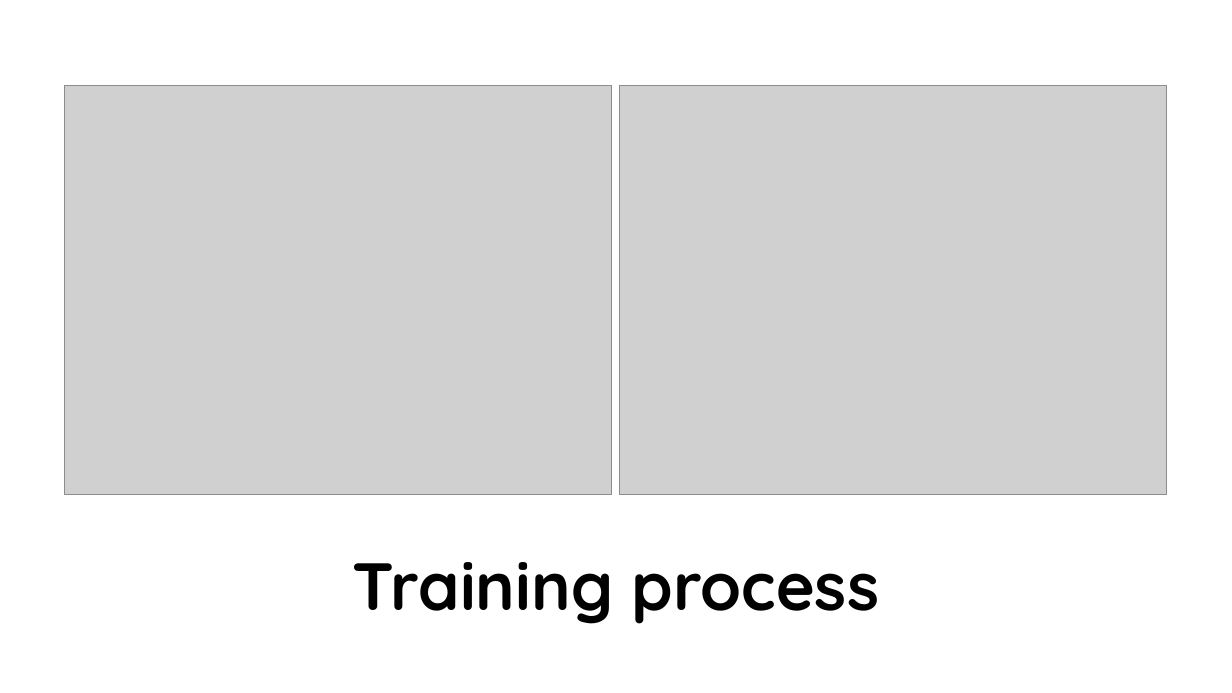
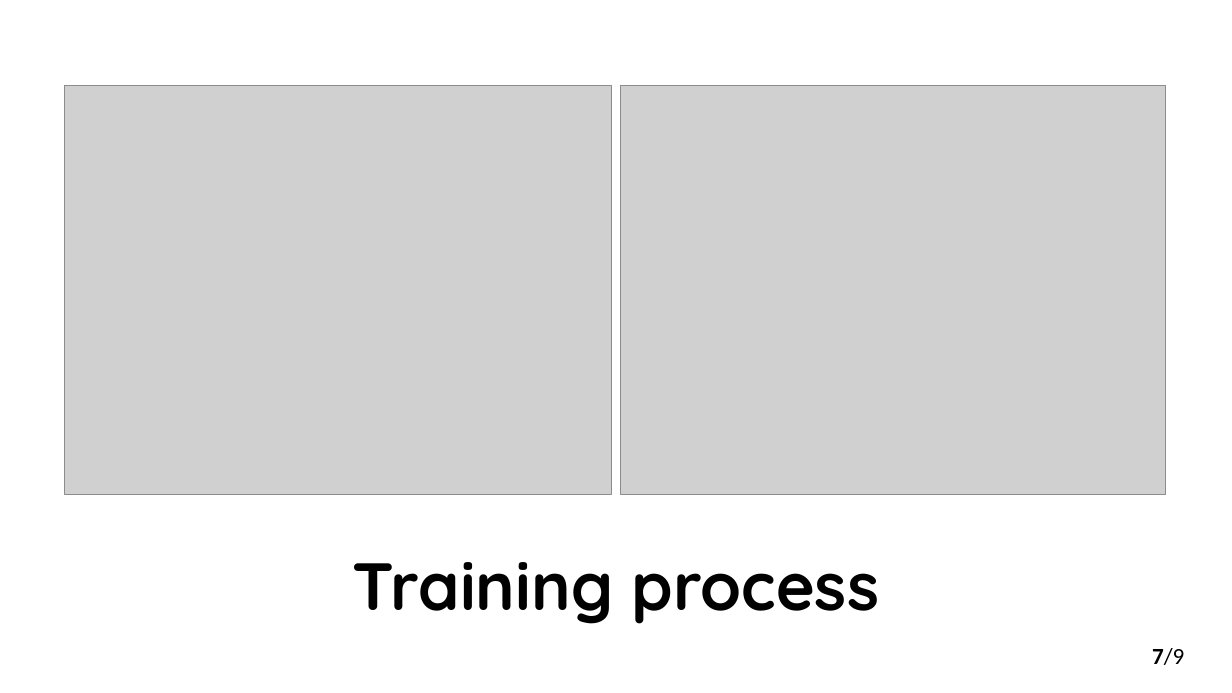
Before and after one commit to 0xbalazstoth/Projektmunka, a slide deck: slide 8 of publikacio/Artificial intelligence-based spam filtering with neurolinguistic approach using.pptx (slide 7 before the commit). Drawn at 1232x693 pixels with LibreOffice and Linux fonts; fonts in the diff are those of the drawing; grey boxes stand for pictures. Boxes give left, top, right and bottom in pixels: in the first picture for what was removed or moved away, otherwise in the second. Text is boxed around its words. In the diff, an @@ line names an element or a change of style, - is before the commit and + after.

```diff
--- a/publikacio/Artificial intelligence-based spam filtering with neurolinguistic approach using.pptx
+++ b/publikacio/Artificial intelligence-based spam filtering with neurolinguistic approach using.pptx
@@ text added at <box>1152,648,1184,665</box>, 18 pt, text #000000 @@
+7/9
```
Also in this commit, not shown: 6 other slides changed, 3 slides added, 1 slide removed, 28 other files.
